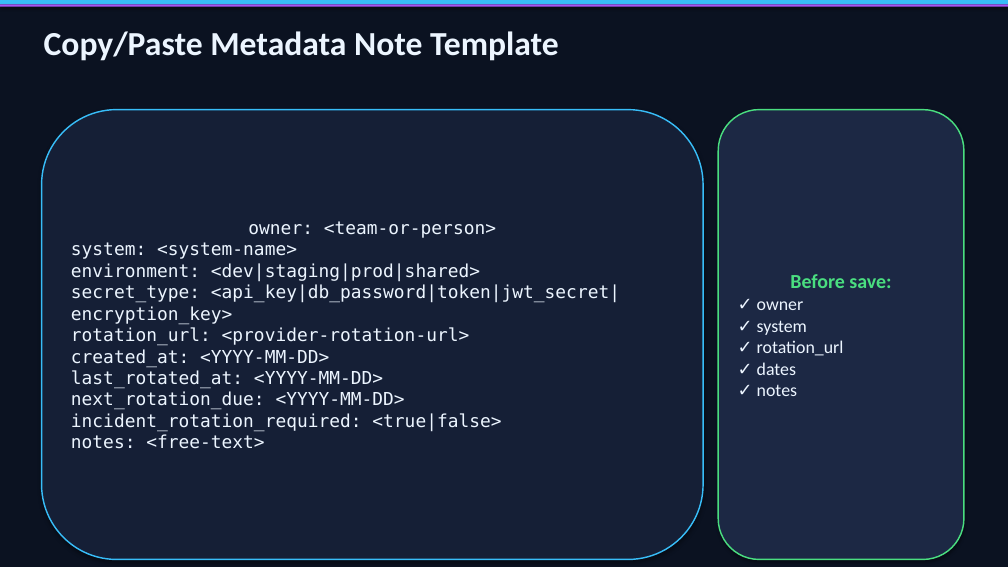
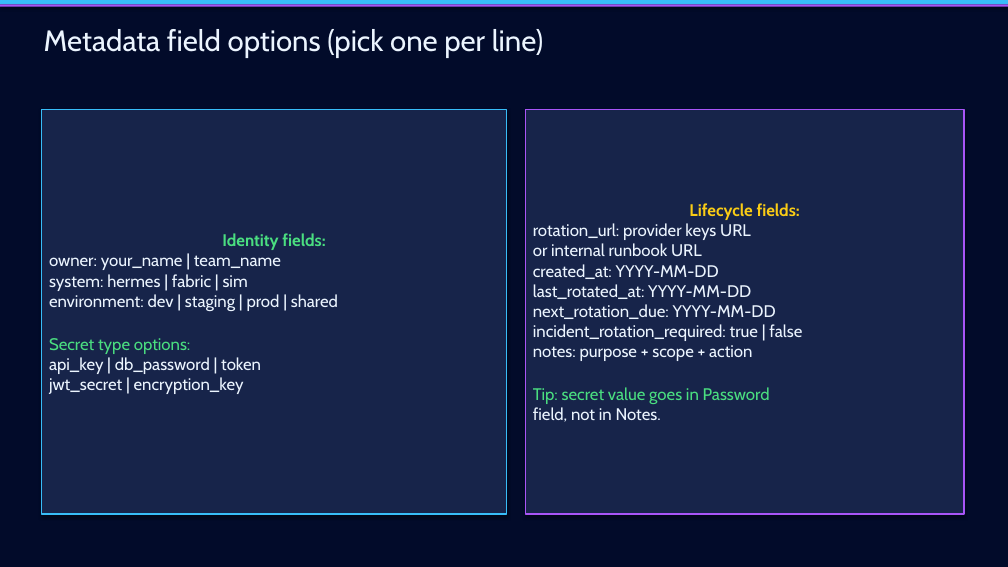
Before and after one commit to edwifiguy/era-agents-ops, a slide deck: slide 7 of docs/secret-template-entry-guide.pptx (slide 6 before the commit). Drawn at 1008x567 pixels with LibreOffice and Linux fonts; fonts in the diff are those of the drawing. Boxes give left, top, right and bottom in pixels: in the first picture for what was removed or moved away, otherwise in the second. Text is boxed around its words. In the diff, an @@ line names an element or a change of style, - is before the commit and + after.

```diff
--- a/docs/secret-template-entry-guide.pptx
+++ b/docs/secret-template-entry-guide.pptx
@@ rectangle at (0, 0, 1008, 567): fill #0B1221 to #020B2A @@
@@ text at (44, 29, 544, 58): text changed; size 32 to 28 pt; font Calibri to Cabin; bold off @@
-Copy/Paste Metadata Note Template
+Metadata field options (pick one per line)
@@ rectangle "Identity fields:": place and size @@
-rectangle "Identity fields:" at (42, 110, 703, 560)
+rectangle "Identity fields:" at (42, 110, 507, 514)
@@ rectangle "Identity fields:" at (42, 110, 507, 514): rounded rectangle to rectangle; fill #151F36 to #17244A; outline #38BDF8 1.35 pt to #38BDF8 1.5 pt @@
@@ rectangle added at (526, 110, 964, 514), fill #17244A, outline #A855F7 1.5 pt, 16 pt, text #ECF5FF @@
+Lifecycle fields:
+rotation_url: provider keys URL
+or internal runbook URL
+created_at: YYYY-MM-DD
+last_rotated_at: YYYY-MM-DD
+next_rotation_due: YYYY-MM-DD
+incident_rotation_required: true | false
+notes: purpose + scope + action
+Tip: secret value goes in Password
+field, not in Notes.
@@ rounded rectangle removed at (718, 110, 964, 560) @@
-Before save:
-✓ owner
-✓ system
-✓ rotation_url
-✓ dates
-✓ notes
@@ text in rectangle at (49, 233, 338, 394): text changed; size 17 to 16 pt; font DejaVu Sans Mono to Cabin @@
-owner: <team-or-person>
-system: <system-name>
-environment: <dev|staging|prod|shared>
-secret_type: <api_key|db_password|token|jwt_secret|encryption_key>
-rotation_url: <provider-rotation-url>
-created_at: <YYYY-MM-DD>
-last_rotated_at: <YYYY-MM-DD>
-next_rotation_due: <YYYY-MM-DD>
-incident_rotation_required: <true|false>
-notes: <free-text>
+Identity fields:
+owner: your_name | team_name
+system: hermes | fabric | sim
+environment: dev | staging | prod | shared
+Secret type options:
+api_key | db_password | token
+jwt_secret | encryption_key
```
Also in this commit, not shown: 1 slide added.
